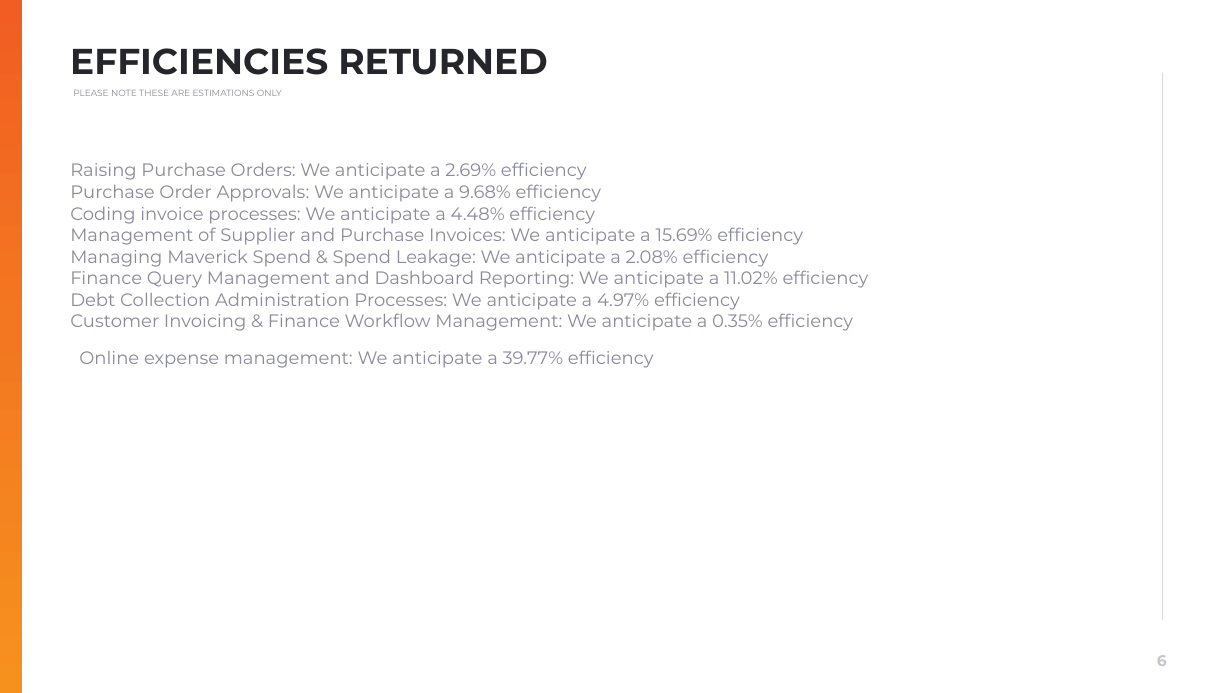
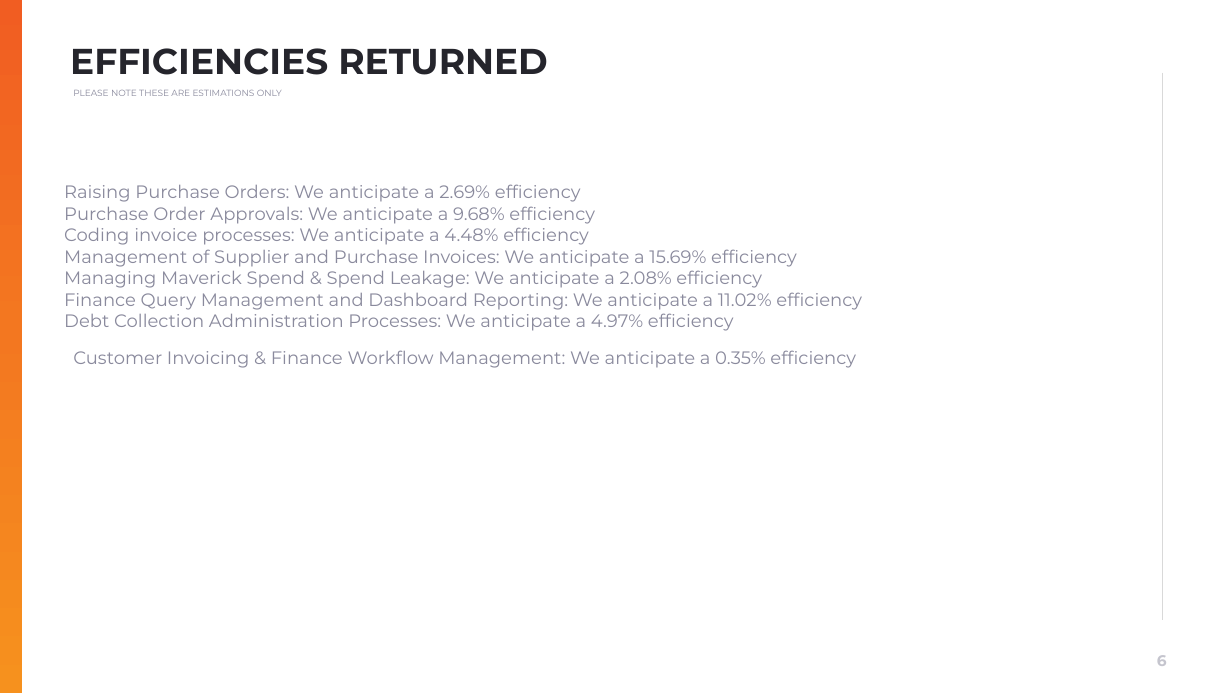
Before and after one commit to muratozdemirpiblo/ppt-api, a slide deck: slide 6 of output.pptx. Drawn at 1232x693 pixels with LibreOffice and Linux fonts; fonts in the diff are those of the drawing; background and template pictures are left out. Boxes give left, top, right and bottom in pixels: in the first picture for what was removed or moved away, otherwise in the second. Text is boxed around its words. In the diff, an @@ line names an element or a change of style, - is before the commit and + after.

```diff
--- a/output.pptx
+++ b/output.pptx
@@ text at <box>64,184,862,368</box>: text changed @@
-Raising Purchase Orders: We anticipate a 2.69% efficiency
-Purchase Order Approvals: We anticipate a 9.68% efficiency
-Coding invoice processes: We anticipate a 4.48% efficiency
-Management of Supplier and Purchase Invoices: We anticipate a 15.69% efficiency
-Managing Maverick Spend & Spend Leakage: We anticipate a 2.08% efficiency
-Finance Query Management and Dashboard Reporting: We anticipate a 11.02% efficiency
-Debt Collection Administration Processes: We anticipate a 4.97% efficiency
-Customer Invoicing & Finance Workflow Management: We anticipate a 0.35% efficiency
-Online expense management: We anticipate a 39.77% efficiency
+Raising Purchase Orders: We anticipate a 2.69% efficiency
+Purchase Order Approvals: We anticipate a 9.68% efficiency
+Coding invoice processes: We anticipate a 4.48% efficiency
+Management of Supplier and Purchase Invoices: We anticipate a 15.69% efficiency
+Managing Maverick Spend & Spend Leakage: We anticipate a 2.08% efficiency
+Finance Query Management and Dashboard Reporting: We anticipate a 11.02% efficiency
+Debt Collection Administration Processes: We anticipate a 4.97% efficiency
+Customer Invoicing & Finance Workflow Management: We anticipate a 0.35% efficiency
```
Also in this commit, not shown: 5 other slides changed, 2 other files.
